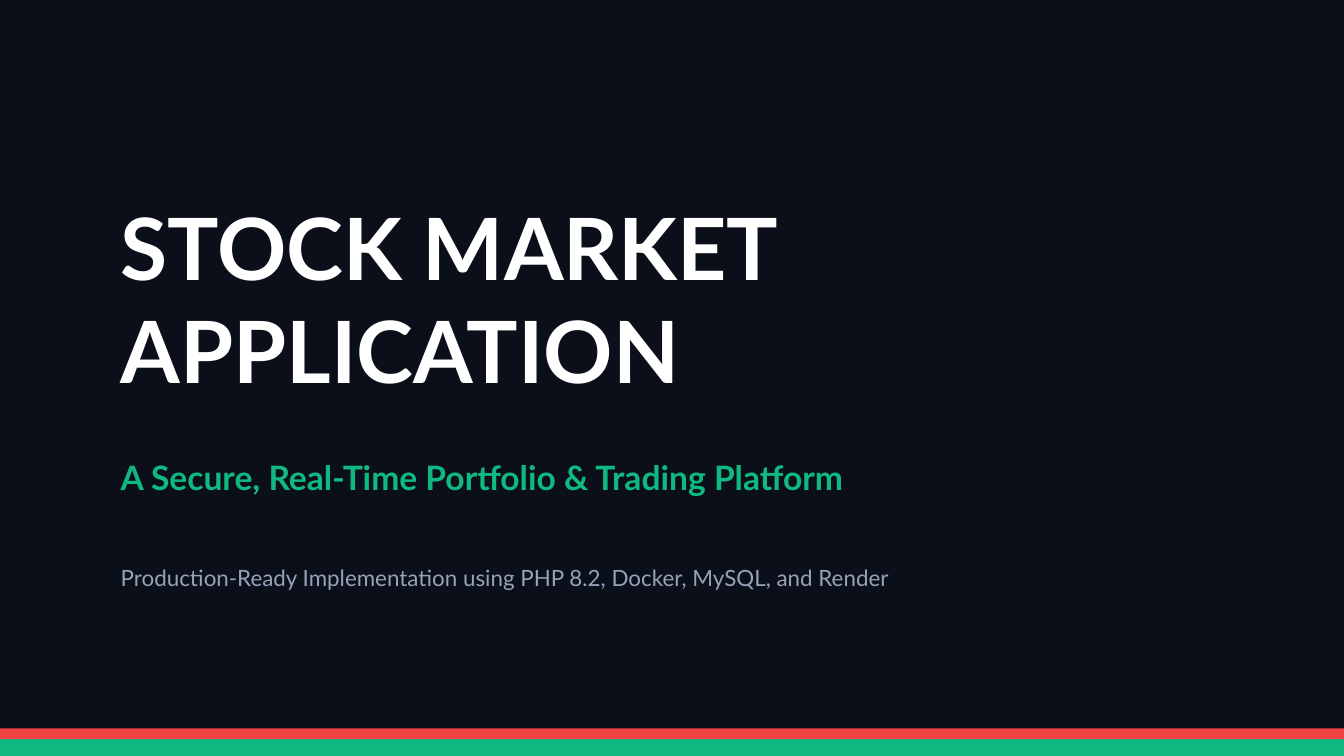
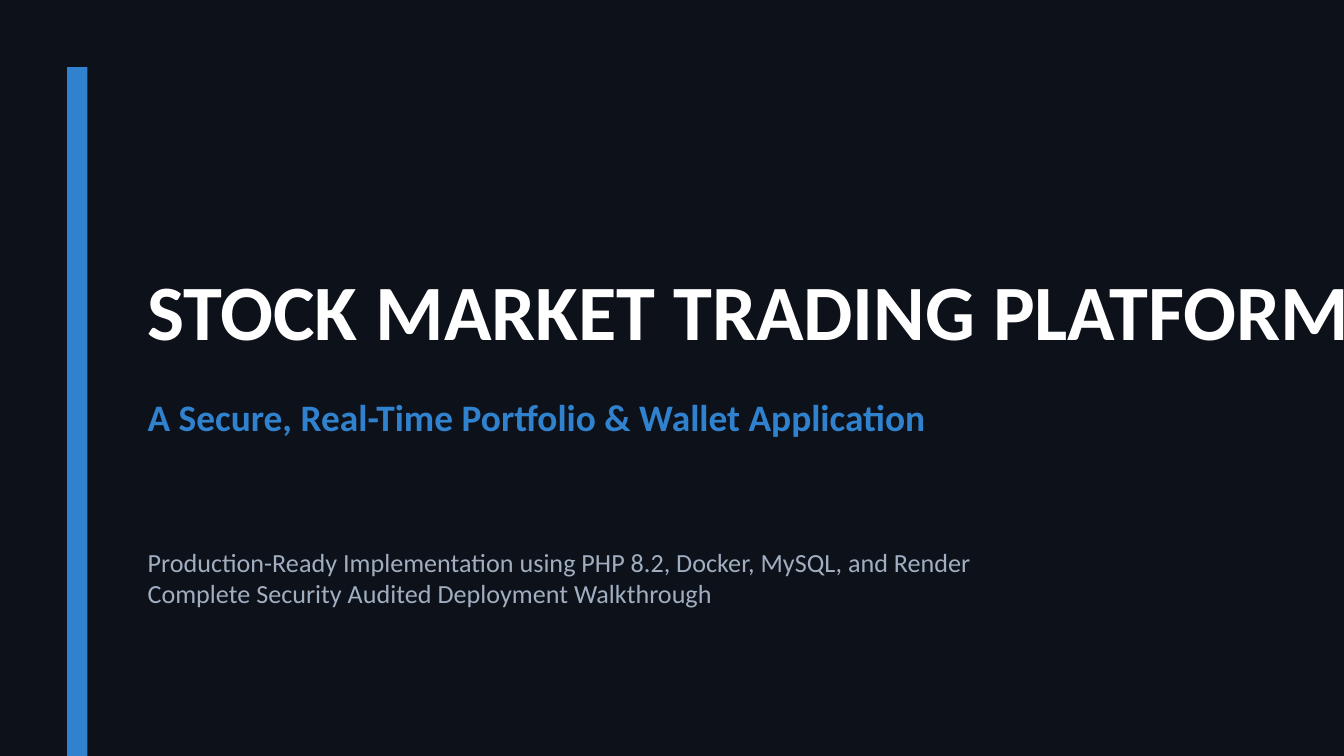
Before and after one commit to Sp0520/Stock_Market, a slide deck: slide 1 of Stock_Market_Application_Presentation.pptx. Drawn at 1344x756 pixels with LibreOffice and Linux fonts; fonts in the diff are those of the drawing. Boxes give left, top, right and bottom in pixels: in the first picture for what was removed or moved away, otherwise in the second. Text is boxed around its words. In the diff, an @@ line names an element or a change of style, - is before the commit and + after.

Commit message:
Design System Polish: Premium 25-slide presentation & modern glassmorphism UI updates

```diff
--- a/Stock_Market_Application_Presentation.pptx
+++ b/Stock_Market_Application_Presentation.pptx
@@ background #0B0F19 to #0D111A @@
@@ rectangle added at (67,67,87,756), fill #3182CE @@
@@ text added at (148,288,1344,341), 42 pt, text #FFFFFF, bold @@
+STOCK MARKET TRADING PLATFORM
@@ text "A Secure, Real-Time Portfolio & ..." at (148,405,926,437): vertical alignment top to middle @@
@@ text at (148,405,926,437): text changed; size 46 to 20 pt; font Lato to Calibri; text colour #FFFFFF to #3182CE @@
-STOCK MARKET
-APPLICATION
+A Secure, Real-Time Portfolio & Wallet Application
@@ text removed at (121,465,843,496) @@
-A Secure, Real-Time Portfolio & Trading Platform
@@ text "Production-Ready Implementation using PHP 8.2, ...": place and size @@
-text "Production-Ready Implementation using PHP 8.2, ..." at (121,569,888,590)
+text "Production-Ready Implementation using PHP 8.2, ..." at (148,554,970,608)
@@ text at (148,554,970,577): size 12 to 14 pt, font Lato to Calibri, text colour #94A3B8 to #A0AEC0 in "Production-Ready Implementation using PHP 8.2, Docker, MySQL ..." @@
@@ text at (148,585,711,608): paragraph added @@
+Complete Security Audited Deployment Walkthrough
@@ rectangle removed at (0,739,1344,755) @@
@@ rectangle removed at (0,728,1344,739) @@
```
Also in this commit, not shown: 24 slides added, 8 slides removed, 5 other files.
